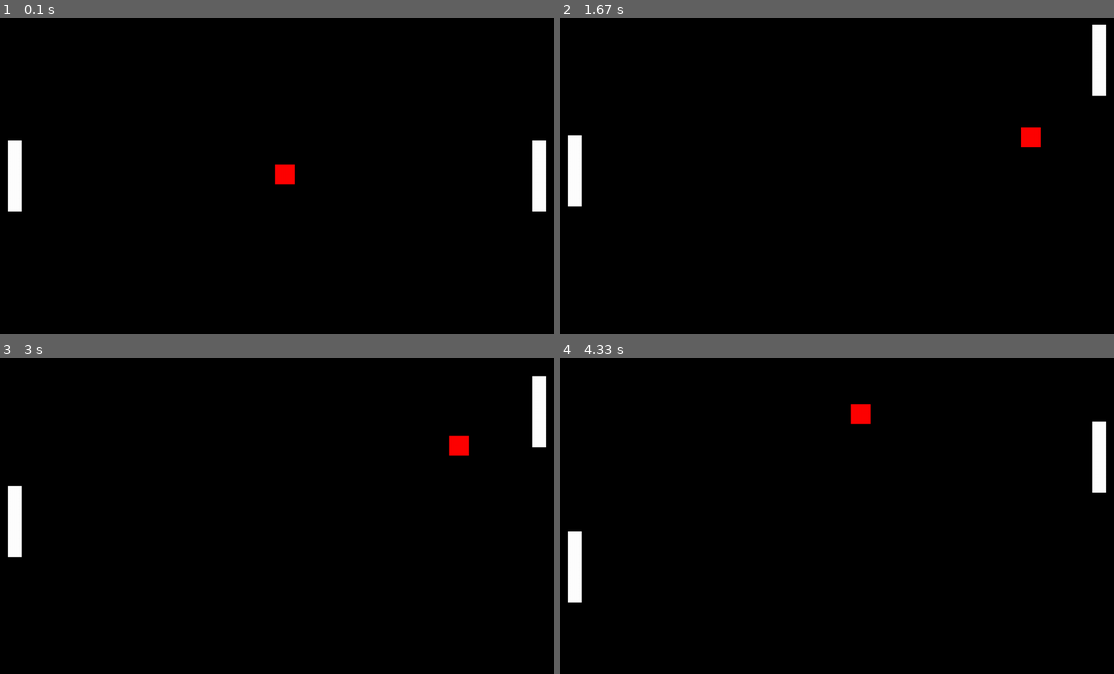
Above: before the commit, frames 1-4 (two rows, left to right).
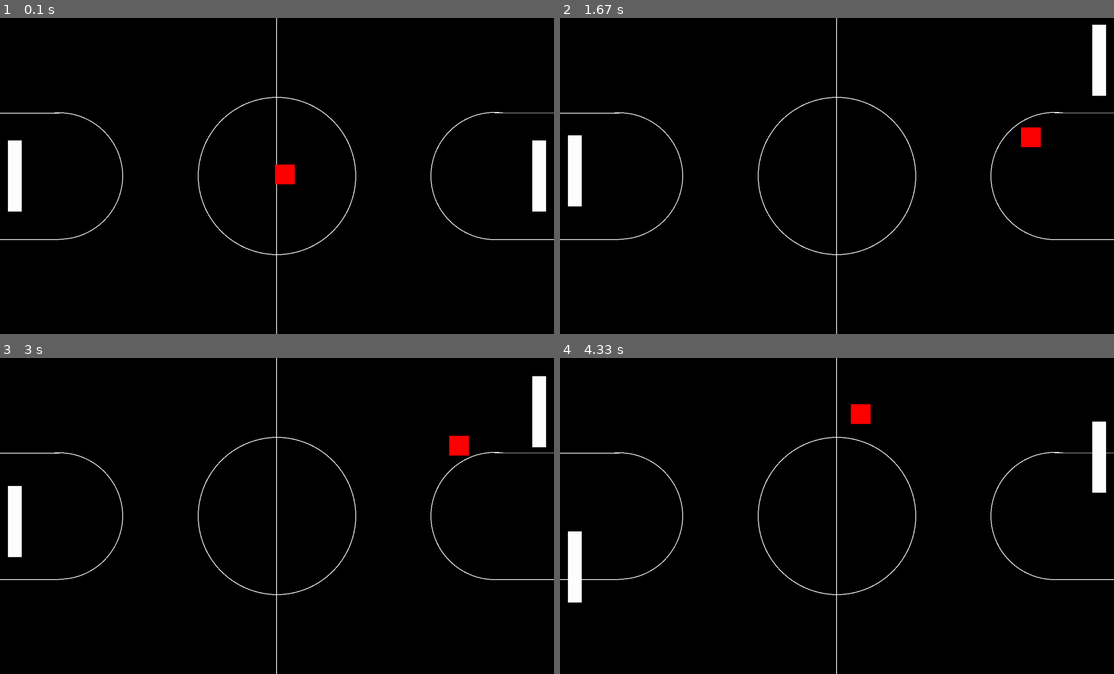
Above: after the commit, the same moments.

Repository: RFOD/Python_PygameTest
Game: pygame game, started from test01.py
The game is run twice, just before and just after one commit, with the same random seed, the same clock (stepped at 60 frames per second) and the same inputs.
Inputs:
- Up to frame 1 (0.1 s): no input
- Up to frame 2 (1.67 s): hold Up 0.33-0.8 s; hold Down 0.83-1.13 s; hold S 0.83-1.13 s; hold Up 1.17-1.53 s; hold W 1.17-1.53 s; hold Down from 1.57 s (still down); hold S from 1.57 s (still down)
- Up to frame 3 (3 s): release Down at 1.93 s; release S at 1.93 s; hold Up 1.97-2.27 s; hold W 1.97-2.27 s; hold Down 2.3-2.6 s; hold S 2.3-2.6 s; hold Up from 2.63 s (still down); hold W from 2.63 s (still down)
- Up to frame 4 (4.33 s): release Up at 3 s; release W at 3 s; hold Down 3.03-3.4 s; hold S 3.03-3.4 s; hold Up 3.43-3.73 s; hold W 3.43-3.73 s; hold Down 3.77-4.07 s; hold S 3.77-4.07 s; hold Up from 4.1 s (still down); hold W from 4.1 s (still down)

The runs differ from the first frame. In frame 1, 1.0% of the frame differs, in the area x 0-100%, y 0-100%; in frame 2, 1.0%; in frame 3, 1.0%; in frame 4, 1.0%.

Commit message:
Made some changes to the map

Diff:
--- a/test01.py
+++ b/test01.py
@@ -56,9 +56,30 @@
     dt = clock.tick(60) * 0.001 * 60
 
     # Drawing the objects on the screen
+
+    pygame.draw.circle(screen, "white", (winWidth/2, winHeight/2), winHeight/4)
+    pygame.draw.circle(screen, "black", (winWidth/2, winHeight/2), winHeight/4 - 2)
+
+    pygame.draw.circle(screen, "white", (150, winHeight/2), winHeight * 0.2 + 1.5)
+    pygame.draw.circle(screen, "black", (150, winHeight/2), winHeight * 0.2 - 1)
+    pygame.draw.rect(screen, "black", pygame.Rect(0, winHeight * 0.3, 150, winHeight * 0.4 + 2))
+    pygame.draw.rect(screen, "white", pygame.Rect(0, winHeight * 0.3, 150, 2))
+    pygame.draw.rect(screen, "white", pygame.Rect(0, winHeight * 0.7, 150, 2))
+
+    pygame.draw.circle(screen, "white", (winWidth - 150, winHeight/2), winHeight * 0.2 + 2)
+    pygame.draw.circle(screen, "black", (winWidth - 150, winHeight/2), winHeight * 0.2)
+    pygame.draw.rect(screen, "black", pygame.Rect(winWidth - 150, winHeight * 0.3, 150, winHeight * 0.4 + 2))
+    pygame.draw.rect(screen, "white", pygame.Rect(winWidth - 150, winHeight * 0.3, 150, 1.5))
+    pygame.draw.rect(screen, "white", pygame.Rect(winWidth - 150, winHeight * 0.7, 150, 2))
+
+    pygame.draw.rect(screen, "white", pygame.Rect(winWidth/2 - 2, 0, 2, winHeight))
+
     pygame.draw.rect(screen, "white", pygame.Rect(player1Pos.x, player1Pos.y, playerThickness, playerHeight))
     pygame.draw.rect(screen, "white", pygame.Rect(player2Pos.x, player2Pos.y, playerThickness, playerHeight))
-    pygame.draw.rect(screen, "red", pygame.Rect(ballPos.x, ballPos.y, ballWidth, ballHeight))
+    pygame.draw.rect(screen, "red", (pygame.Rect(ballPos.x, ballPos.y, ballWidth, ballHeight)))
+
+
+
 
 
     # Ball Behaviour
